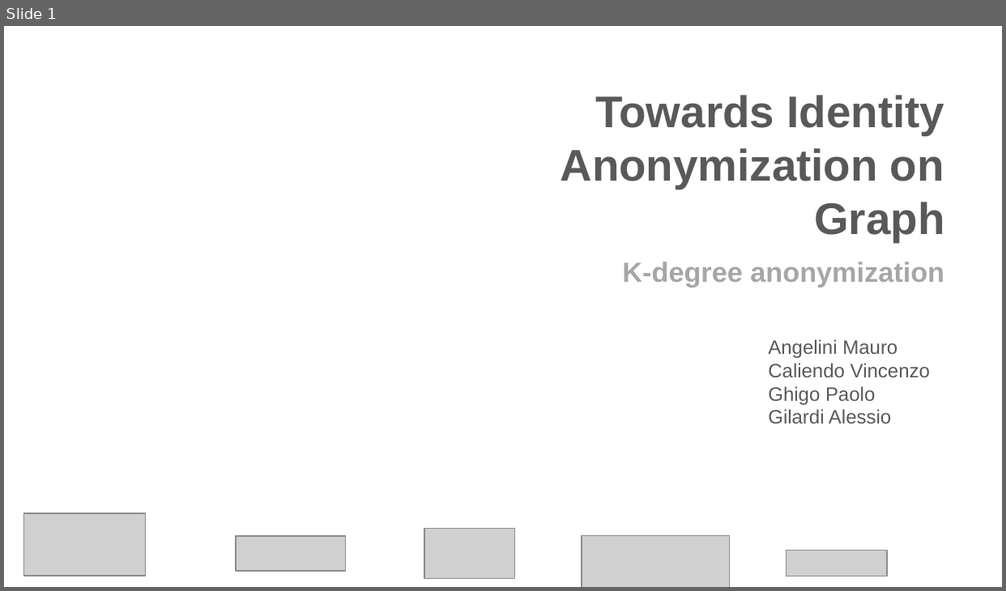
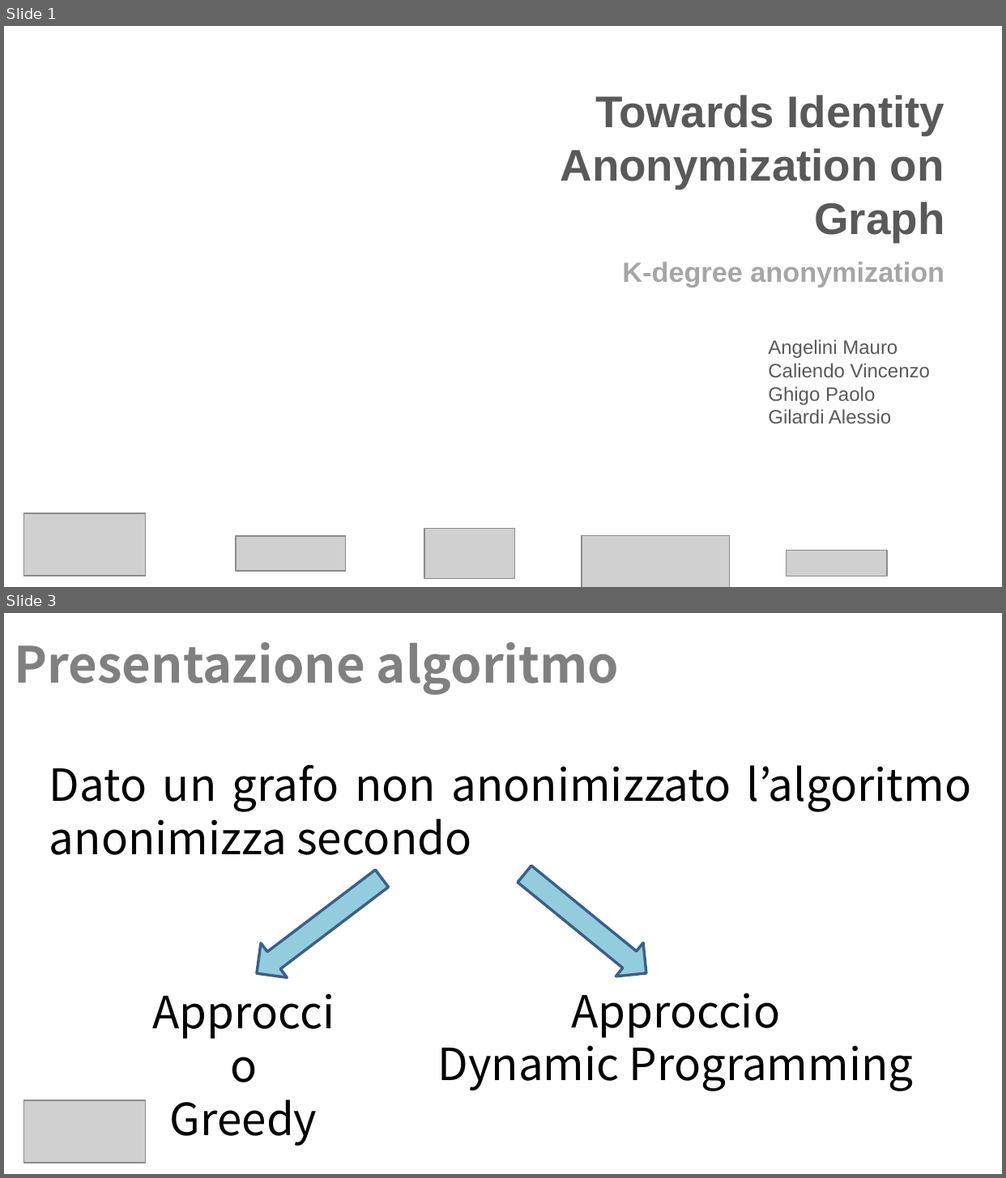
Before and after one commit to Navypowder/DP-P-project, a slide deck: Presentation/Towards_Identity_Anonymization_on_graph(K-degree anonymization).pptx. Shown one above the other, each under a label of ours: slide 1 before the commit, slides 1 and 3 after it; the slides between them are not shown. The pictures are 1006x591 and 1006x1178 pixels, drawn with LibreOffice and Linux fonts; fonts in the diff are those of the drawing; grey boxes stand for pictures; background and template pictures are left out. Boxes give left, top, right and bottom in pixels: in the first picture for what was removed or moved away, otherwise in the second. Text is boxed around its words. In the diff, an @@ line names an element or a change of style, - is before the commit and + after.

```diff
--- a/Presentation/Towards_Identity_Anonymization_on_graph(K-degree anonymization).pptx
+++ b/Presentation/Towards_Identity_Anonymization_on_graph(K-degree anonymization).pptx
@@ slide 3 added at (x1=4, y1=613, x2=1002, y2=1174), background picture (left out) @@
@@ title added at (x1=14, y1=642, x2=619, y2=695), 36 pt, text #808080, bold @@
+Presentazione algoritmo
@@ text added at (x1=49, y1=764, x2=971, y2=855), 32 pt, text #000000 @@
+Dato un grafo non anonimizzato l’algoritmo anonimizza secondo
@@ left arrow added at (x1=244, y1=862, x2=394, y2=990), fill #93CDDD, outline #3A5F8C 2 pt @@
@@ left arrow added at (x1=511, y1=858, x2=659, y2=990), fill #93CDDD, outline #3A5F8C 2 pt @@
@@ text added at (x1=437, y1=993, x2=914, y2=1092), 32 pt, text #000000 @@
+Approccio
+Dynamic Programming
@@ picture added at (x1=24, y1=1101, x2=146, y2=1164) @@
@@ text added at (x1=170, y1=1100, x2=317, y2=1146), 32 pt, text #000000 @@
+Approccio
+Greedy
```
Also in this commit, not shown: 11 other slides added, 2 slides removed, 1 other file.
